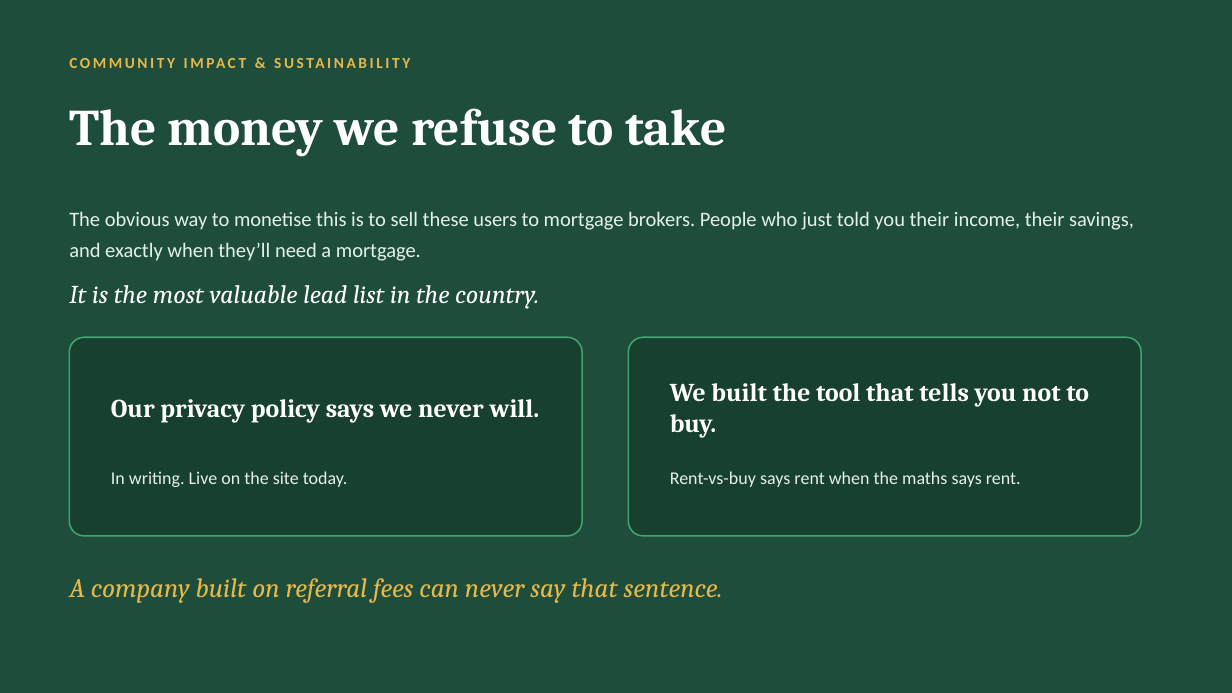
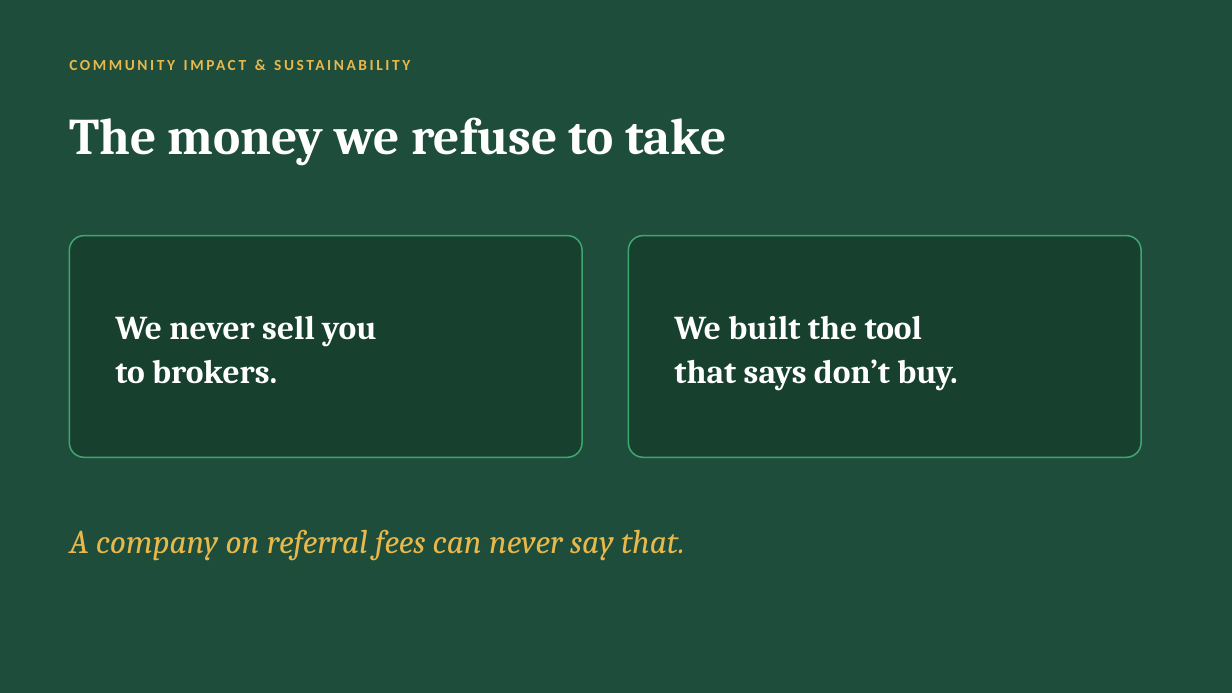
Before and after one commit to jasonmwong603/Claude-Code, a slide deck: slide 8 of apps/keydate/pitch/KeyDate-JCI-Edmonton.pptx. Drawn at 1232x693 pixels with LibreOffice and Linux fonts; fonts in the diff are those of the drawing. Boxes give left, top, right and bottom in pixels: in the first picture for what was removed or moved away, otherwise in the second. Text is boxed around its words. In the diff, an @@ line names an element or a change of style, - is before the commit and + after.

```diff
--- a/apps/keydate/pitch/KeyDate-JCI-Edmonton.pptx
+++ b/apps/keydate/pitch/KeyDate-JCI-Edmonton.pptx
@@ text "COMMUNITY IMPACT & SUSTAINABILITY" rewrapped from box(69, 48, 809, 76) to box(69, 51, 994, 79) @@
@@ text "The money we refuse to ...": place and size @@
-text "The money we refuse to ..." at box(69, 108, 726, 157)
+text "The money we refuse to ..." at box(69, 117, 726, 166)
@@ rounded rectangle at box(69, 236, 582, 457): proportions changed @@
@@ rounded rectangle: place and size @@
-rounded rectangle at box(628, 337, 1141, 536)
+rounded rectangle at box(69, 236, 582, 457)
@@ text removed at box(69, 211, 1134, 261) @@
-The obvious way to monetise this is to sell these users to mortgage brokers. People who just told you their income, their savings, and exactly when they’ll need a mortgage.
@@ rounded rectangle: place and size @@
-rounded rectangle at box(69, 337, 582, 536)
+rounded rectangle at box(628, 236, 1141, 457)
@@ rounded rectangle at box(628, 236, 1141, 457): proportions changed @@
@@ text removed at box(69, 285, 539, 309) @@
-It is the most valuable lead list in the country.
@@ text added at box(115, 316, 376, 384), 26 pt, text #FFFFFF, bold @@
+We never sell you
+to brokers.
@@ text at box(674, 316, 957, 390): text changed; size 20 to 26 pt @@
-We built the tool that tells you not to buy.
+We built the tool
+that says don’t buy.
@@ text removed at box(111, 399, 540, 422) @@
-Our privacy policy says we never will.
@@ text removed at box(111, 471, 348, 487) @@
-In writing. Live on the site today.
@@ text removed at box(670, 471, 1021, 487) @@
-Rent-vs-buy says rent when the maths says rent.
@@ text at box(69, 529, 685, 561): text changed; size 21 to 26 pt @@
-A company built on referral fees can never say that sentence.
+A company on referral fees can never say that.
```
Also in this commit, not shown: 9 other slides changed, 5 other files.
